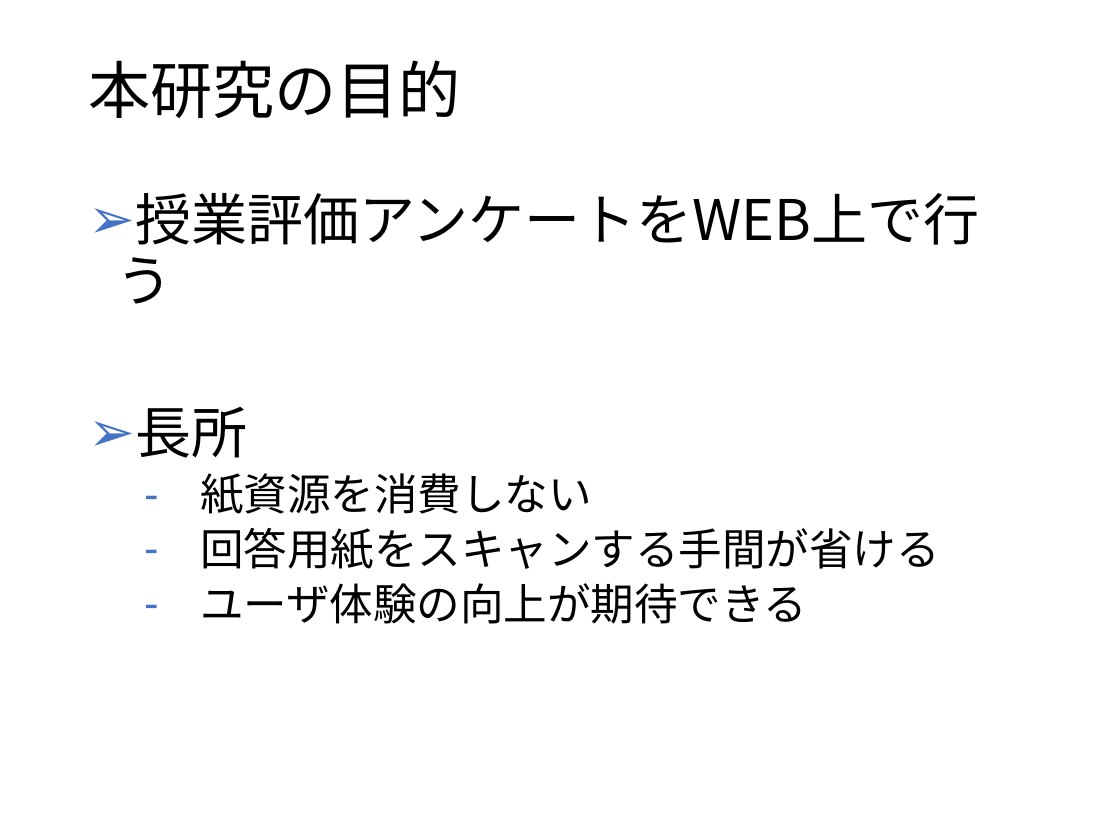
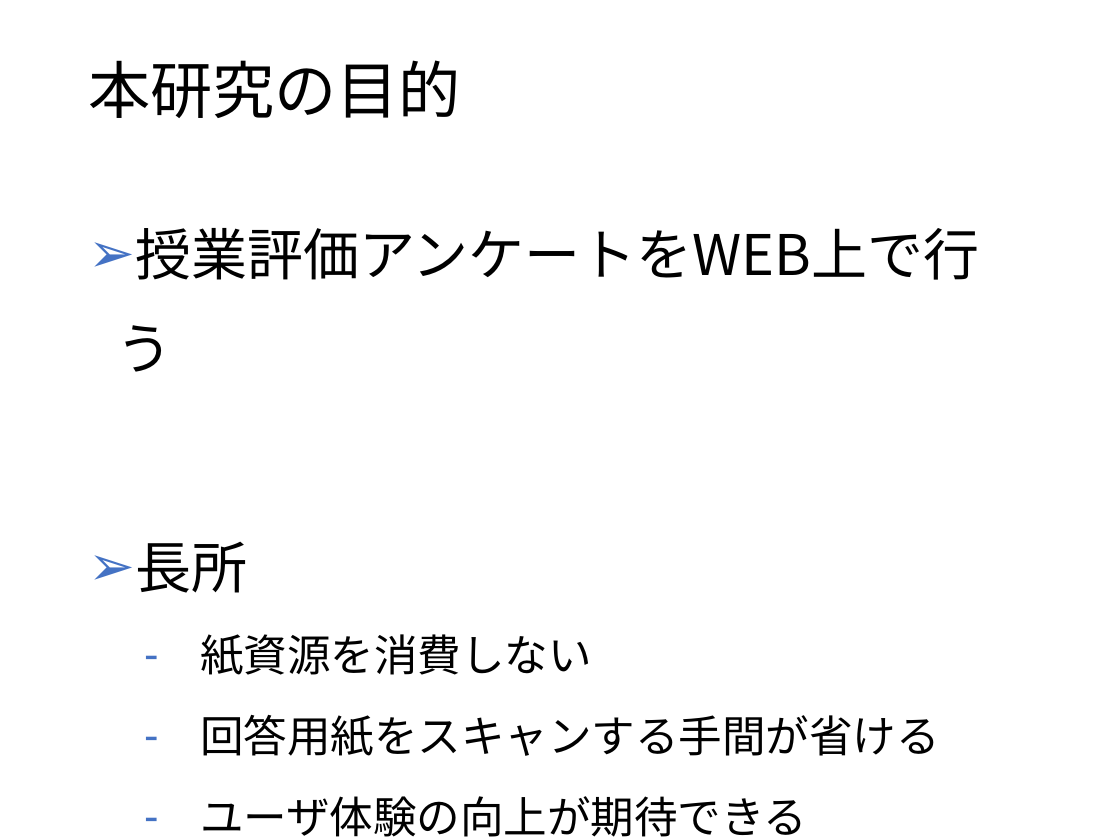
Before and after one commit to kazuwo/kosen-graduation-thesis, a slide deck: slide 17 of 卒業研究発表スライド.pptx (slide 16 before the commit). Drawn at 1120x840 pixels with LibreOffice and Linux fonts; fonts in the diff are those of the drawing. Boxes give left, top, right and bottom in pixels: in the first picture for what was removed or moved away, otherwise in the second. Text is boxed around its words. In the diff, an @@ line names an element or a change of style, - is before the commit and + after.

```diff
--- a/卒業研究発表スライド.pptx
+++ b/卒業研究発表スライド.pptx
@@ text "授業評価アンケートをWEB上で行う" at (135, 228, 980, 837): line spacing 0.9 to 1.4 @@
```
Also in this commit, not shown: 10 other slides changed, 3 slides added, 2 slides removed.
